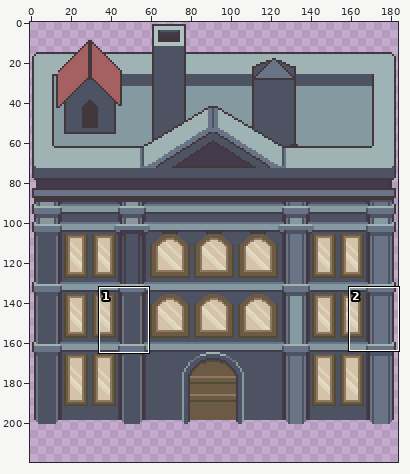
Edited in one commit: pixel-art file (assets/02_architecture/02_palud/paludBuilding1.aseprite). The picture above shows the old version from afar; the outline marks the close-up.
Close-up. Before the edit:
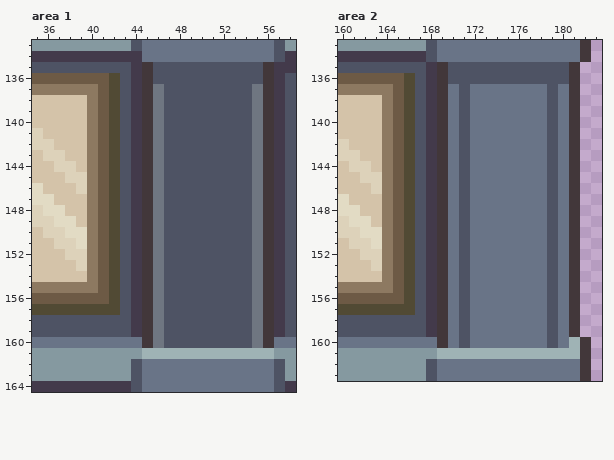
184x201 pixels, 1 frame. Colours within 5 levels of each other are drawn and written as one. Shown: area 1: x 35..58, y 133..164; area 2: x 160..183, y 133..163. The old version is drawn lined up with the new one, on the new canvas. The wide view leaves out empty margins. The commit also changed other parts of the picture, which this record leaves out.
The same view after the edit:
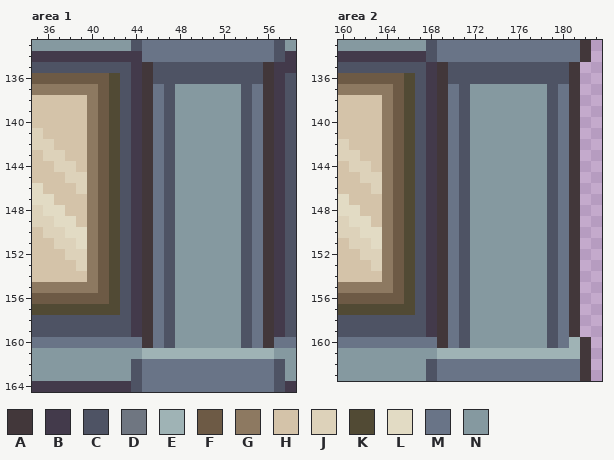
Palette (. is transparent): A #42373a  B #433a4b  C #4e5364  D #6f7681  E #9fb3b5  F #6d5a45  G #8d7961  H #d4c3a9  J #ddd2ba  K #514a34  L #e2dbc4  M #697487  N #8599a0
Change:
canvas 184x201 -> 184x230
Area 1:
y 137..160: x 46 D -> M; x 48..53 CCCCCC -> NNNNNN; x 55 D -> M
Area 2:
y 137..160: x 172..178 MMMMMMM -> NNNNNNN
Boxes around the changes in both close-ups, in picture pixels (x1, y1, x2, y2):
changed: (153, 84, 263, 348)
changed: (470, 84, 547, 348)
